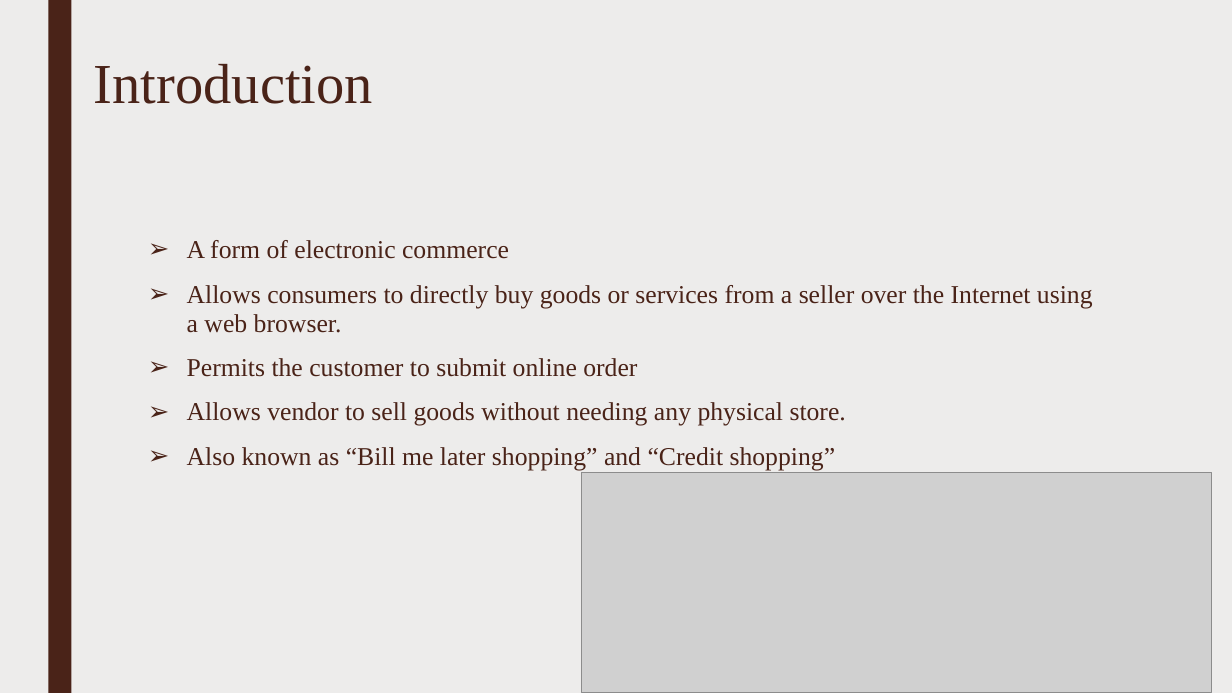
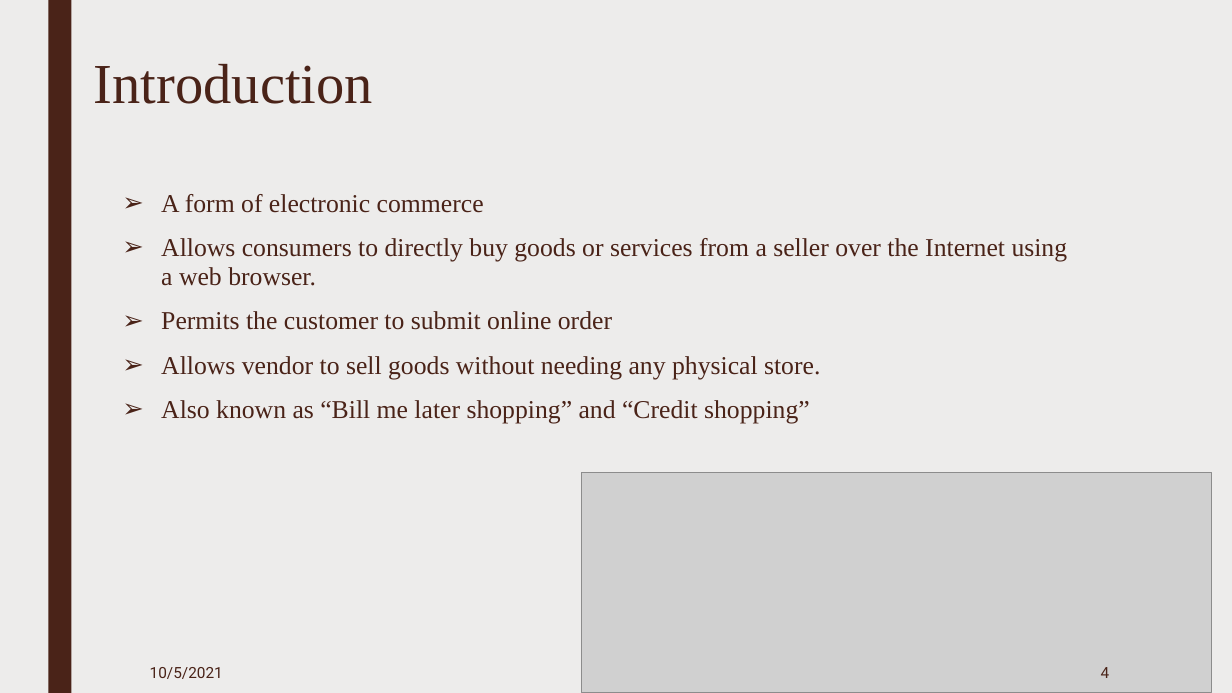
Before and after one commit to Aayushbasnet/New-Age-Shopping-New, a slide deck: slide 4 of Presentation on New Age Shopping.pptx. Drawn at 1232x693 pixels with LibreOffice and Linux fonts; fonts in the diff are those of the drawing; grey boxes stand for pictures. Boxes give left, top, right and bottom in pixels: in the first picture for what was removed or moved away, otherwise in the second. Text is boxed around its words. In the diff, an @@ line names an element or a change of style, - is before the commit and + after.

```diff
--- a/Presentation on New Age Shopping.pptx
+++ b/Presentation on New Age Shopping.pptx
@@ text "A form of electronic commerce": place and size @@
-text "A form of electronic commerce" at <box>187,240,1093,470</box>
+text "A form of electronic commerce" at <box>161,194,1068,424</box>
@@ text added at <box>150,667,223,679</box>, 12 pt, text #4A2318 @@
+10/5/2021
@@ page number added at <box>1101,667,1110,678</box>, 12 pt, text #4A2318 @@
+4
```
Also in this commit, not shown: 11 other slides changed, 2 slides added, 3 slides removed, 48 other files.
